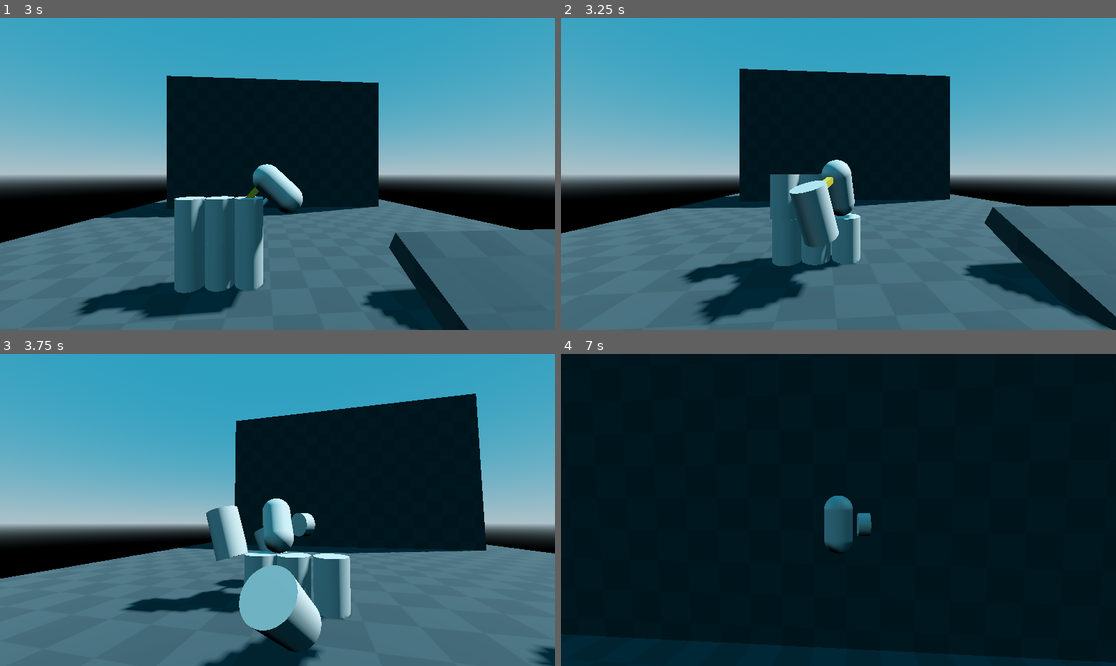
Above: before the commit, frames 1-4 (two rows, left to right).
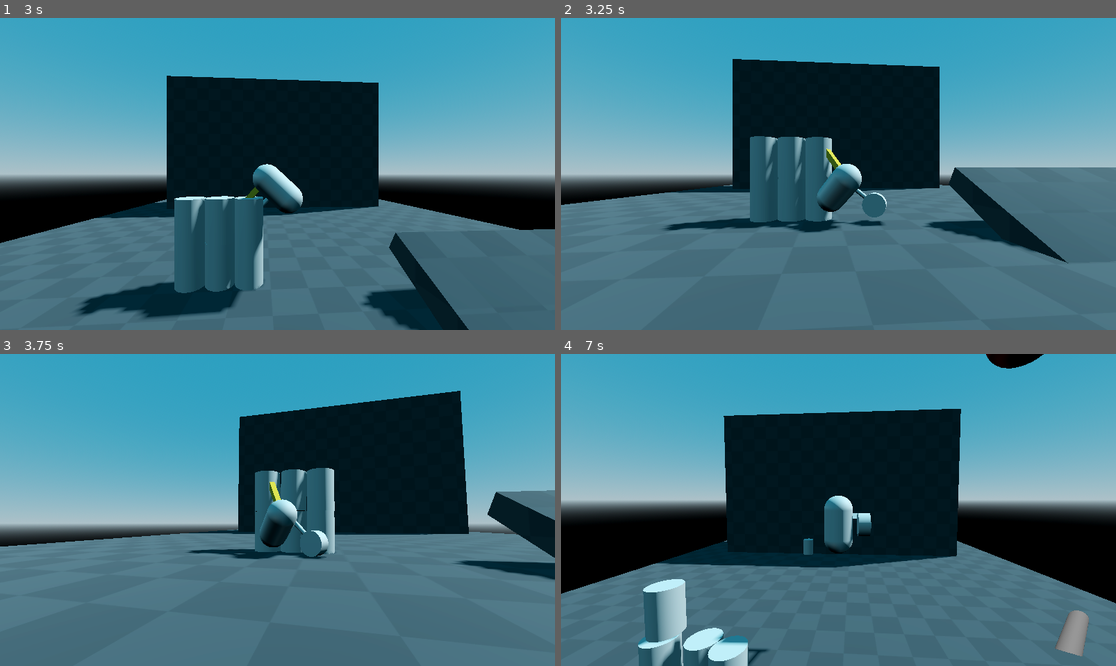
Above: after the commit, the same moments.

Repository: Albertoie710231/Godot_4_test
Game: Godot game, scene res://world.tscn
Two runs of this game, one before a commit and one after it. Both use one fixed random seed, a clock stepped at 60 frames per second and the inputs below.
Inputs (mouse positions are in pixels of both pictures, inside the frame that each line leads up to):
- Up to frame 1 (3 s): tap Enter (ui_accept) at 0.5 s; move the mouse to (271, 180) at 0.52 s; press the mouse at (271, 180) at 0.53 s; hold W (move_forward) 0.53-2.78 s; tap Space (jump) at 0.77, 1.52 s; move the mouse to (316, 177) at 1.27 s; release the mouse at (316, 177) at 1.28 s; tap Middle mouse button (change_focus) at 1.35 s; click (316, 177) at 1.55 s; move the mouse to (233, 170) at 2.02 s; press the mouse at (233, 170) at 2.03 s; move the mouse to (283, 174) at 2.77 s; release the mouse at (283, 174) at 2.78 s; hold A (move_left) from 2.78 s (still down); click (283, 174) at 2.85 s
- Up to frame 2 (3.25 s): keep holding A (move_left); tap Space (jump) at 3.02 s
- Up to frame 3 (3.75 s): move the mouse to (255, 503) at 3.52 s; release A (move_left) at 3.53 s; press the mouse at (255, 503) at 3.53 s; hold W (move_forward) from 3.53 s (still down); tap Middle mouse button (change_focus) at 3.6 s
- Up to frame 4 (7 s): tap Space (jump) at 3.77, 4.52, 6.02, 6.77 s; move the mouse to (866, 510) at 4.27 s; release the mouse at (866, 510) at 4.28 s; click (866, 510) at 4.35 s; move the mouse to (810, 510) at 5.02 s; press the mouse at (810, 510) at 5.03 s; move the mouse to (849, 503) at 5.77 s; release W (move_forward) at 5.78 s; release the mouse at (849, 503) at 5.78 s; hold D (move_right) 5.78-6.53 s; tap Middle mouse button (change_focus) at 5.85 s; click (849, 503) at 6.05 s; move the mouse to (832, 516) at 6.52 s; press the mouse at (832, 516) at 6.53 s; hold W (move_forward) from 6.53 s (still down)

Frame 1 is identical in both runs. In frame 2, 21% of the frame differs, in the area x 0-100%, y 13-100%; in frame 3, 21%; in frame 4, 79%, in the area x 0-100%, y 0-100%.

Commit message:
Player can look at enemy.

Diff:
--- a/characters/Enemies/EnemyOctopus.tscn
+++ b/characters/Enemies/EnemyOctopus.tscn
@@ -14,6 +14,7 @@
 radius = 4.0
 
 [node name="EnemyOctopus" type="CharacterBody3D" groups=["Enemy"]]
+collision_layer = 3
 script = ExtResource("1_d68ks")
 
 [node name="MeshInstance3d" type="MeshInstance3D" parent="."]
--- a/characters/Player.gd
+++ b/characters/Player.gd
@@ -11,6 +11,7 @@
 var body_flag : bool = false
 var sweep_mode_flag : bool = false
 var bodies : Array = []
+var enemies : Array = []
 var wall_normal : Vector3 = Vector3.ZERO
 # Get the gravity from the project settings to be synced with RigidDynamicBody nodes.
 var gravity = ProjectSettings.get_setting("physics/3d/default_gravity")
@@ -30,7 +31,7 @@
 @onready var _model : Node3D = $Pivot
 @onready var _timer : Timer = $Timer
 @onready var _pivot_remote_transform : Node3D = $PivotRemoteTransform
-@onready var _area_bodies : Area3D = $Area3d
+#@onready var _area_bodies : Area3D = $Area3d
 
 var double_jump_flag : bool = false
 
@@ -40,7 +41,11 @@
 		bodies.pop_front()
 
 func _process(_delta) -> void:
-	if bodies and bodies[0] != null:
+	if enemies:
+		_pivot_remote_transform.look_at(enemies[0].global_transform.origin)
+		_model.look_at(enemies[0].global_transform.origin)
+		_pivot_remote_transform.get_child(0).look_at(enemies[0].global_transform.origin)
+	elif bodies and bodies[0] != null and enemies == []:
 		_pivot_remote_transform.look_at(bodies[0].global_transform.origin)
 		_model.look_at(bodies[0].global_transform.origin)
 		_pivot_remote_transform.get_child(0).look_at(bodies[0].global_transform.origin)
@@ -124,7 +129,9 @@
 	#body_flag = true
 	if body.is_in_group("Enemy"):
 		print("Enemy!")
-	bodies.append(body)
+		enemies.append(body)
+	else:
+		bodies.append(body)
 	#print(bodies)
 
 
@@ -137,8 +144,13 @@
 	_pivot_remote_transform.get_child(0).rotation.x = 0.0
 	_pivot_remote_transform.get_child(0).rotation.z = 0.0
 	_pivot_remote_transform.get_child(0).rotation.y = 0.0
-	bodies.remove_at(bodies.bsearch(body))
-	#print(bodies)
+
+	if body.is_in_group("Enemy"):
+		print("Quit Enemy!")
+		enemies.remove_at(enemies.bsearch(body))
+	else:
+		bodies.remove_at(bodies.bsearch(body))
+		#print(bodies)
 
 
 func _on_sweeper_sweep_start_signal():
--- a/characters/sweeper.gd
+++ b/characters/sweeper.gd
@@ -22,7 +22,7 @@
 #@onready var _pivot : Node3D = $".."
 @onready var _spawn_trash : Node3D = $SpawnTrash
 @onready var _timer : Timer = $Timer
-@onready var _player : CharacterBody3D = $"../Player"
+#@onready var _player : CharacterBody3D = $"../Player"
 
 func _ready():
 	sweep_end_signal.connect($"../TrashInvetory".add_trash_to_menu)
@@ -77,7 +77,7 @@
 		time = 0.0
 		_timer.stop()
 
-func sweep(delta:float) -> void:
+func sweep(_delta:float) -> void:
 	_area_collision.disabled = false
 	if _ray_cast.get_collider():
 		if _ray_cast.get_collider().is_in_group("bodies"):
--- a/characters/sweeper.tscn
+++ b/characters/sweeper.tscn
@@ -14,9 +14,6 @@
 
 [sub_resource type="BoxShape3D" id="BoxShape3D_k7h5i"]
 size = Vector3(2.36076, 0.969094, 0.5)
-
-[sub_resource type="BoxShape3D" id="BoxShape3D_5kffx"]
-size = Vector3(1, 0.473651, 0.343884)
 
 [node name="Sweeper" type="Node3D" groups=["bodies"]]
 script = ExtResource("1_hdnh7")
@@ -54,12 +51,5 @@
 
 [node name="Timer2" type="Timer" parent="."]
 
-[node name="RigidBody3d" type="RigidBody3D" parent="."]
-freeze = true
-
-[node name="CollisionShape3d" type="CollisionShape3D" parent="RigidBody3d"]
-transform = Transform3D(1, 0, 0, 0, 1, 0, 0, 0, 1, 0, 0.129768, -1.90109)
-shape = SubResource("BoxShape3D_5kffx")
-
 [connection signal="body_entered" from="Area3D" to="." method="_on_area_3d_body_entered"]
 [connection signal="timeout" from="Timer" to="." method="_on_timer_timeout"]
Not shown: 1 places in characters/sweeper.tscn that only renumber resources
